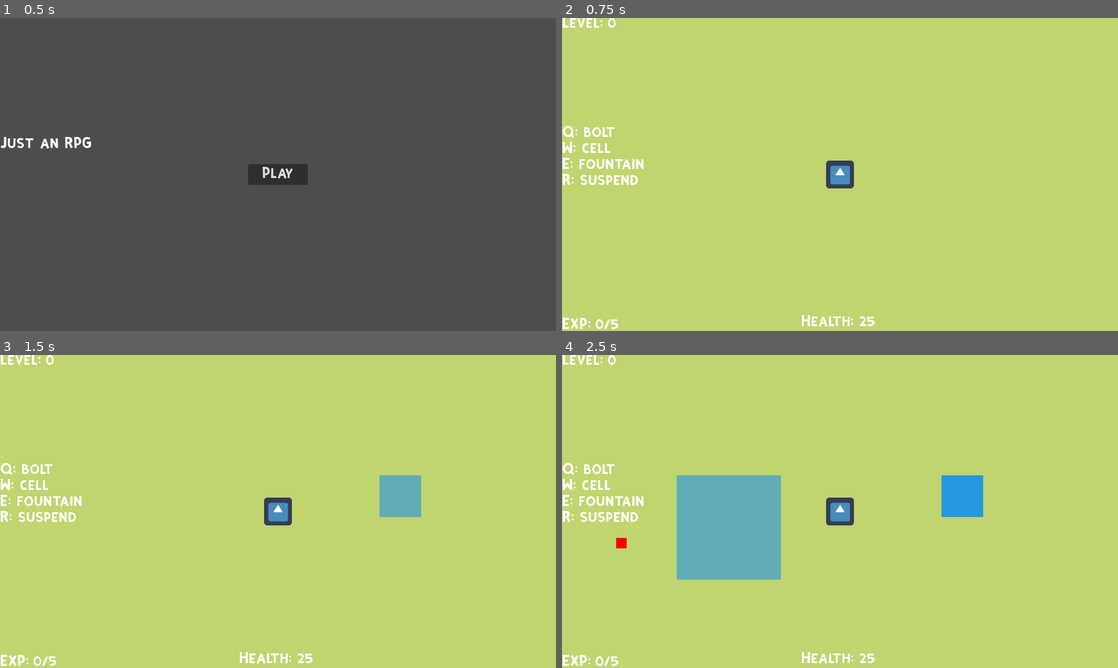
Above: before the commit, frames 1-4 (two rows, left to right).
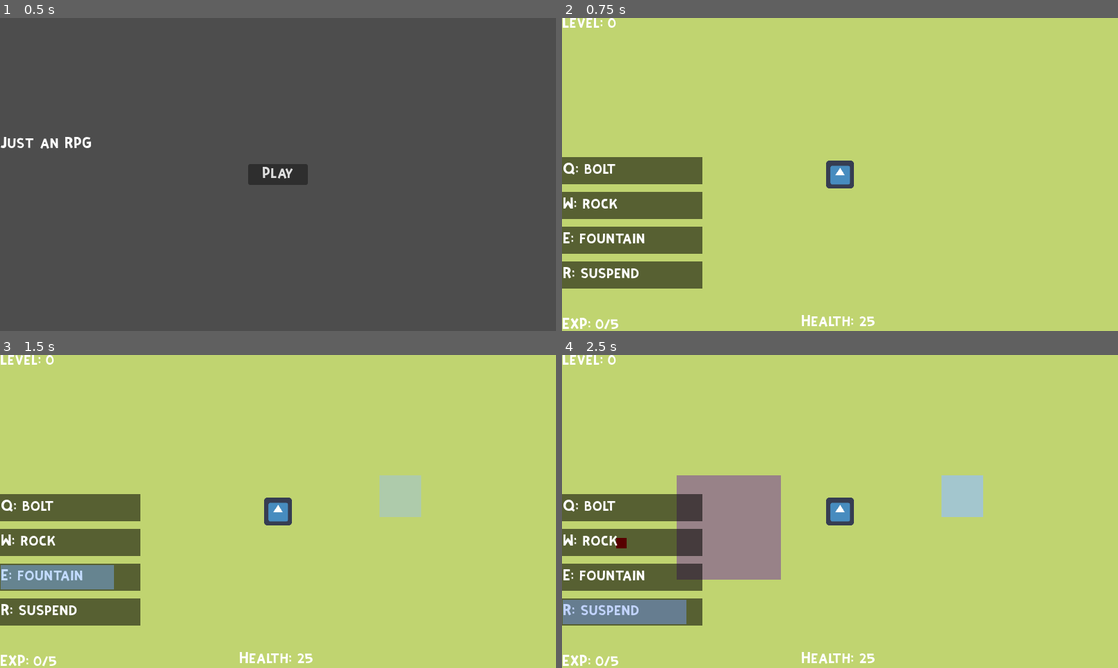
Above: after the commit, the same moments.

Repository: sakata24/Magus-Exo
Game: Godot game, scene res://HUDs/Home.tscn
Two runs of this game, one before a commit and one after it. Both use one fixed random seed, a clock stepped at 60 frames per second and the inputs below. The engine's default icon, where the game draws it, is replaced by a stand-in: a white triangle on a blue panel in a dark square.
Inputs (mouse positions are in pixels of both pictures, inside the frame that each line leads up to):
- Up to frame 1 (0.5 s): no input
- Up to frame 2 (0.75 s): click "Play" at 0.5 s
- Up to frame 3 (1.5 s): tap Enter at 1.25 s; move the mouse to (400, 495) at 1.27 s; hold E (E) from 1.28 s (still down)
- Up to frame 4 (2.5 s): tap Q (Q) at 1.55, 2.1 s; move the mouse to (728, 527) at 2.02 s; release E (E) at 2.03 s; tap R (R) at 2.3 s

Frame 1 is identical in both runs. In frame 2, 9.0% of the frame differs, in the area x 0-26%, y 34-87%; in frame 3, 10%; in frame 4, 15%, in the area x 0-76%, y 34-87%.

Commit message:
implemented element color and UI CD

Diff:
--- a/Abilities/Bullet.gd
+++ b/Abilities/Bullet.gd
@@ -18,6 +18,19 @@
 	timeout *= skillDict["timeout"]
 	lifetime *= skillDict["lifetime"]
 	element = skillDict["element"]
+	if element == "sunder":
+		$ColorRect.color = Color("#c00000")
+	elif element == "entropy":
+		$ColorRect.color = Color("#ffd966")
+	elif element == "construct":
+		$ColorRect.color = Color("#833c0c")
+	elif element == "growth":
+		$ColorRect.color = Color("#70ad47")
+	elif element == "flow":
+		$ColorRect.color = Color("#9bc2e6")
+	elif element == "wither":
+		$ColorRect.color = Color("#7030a0")
+
 	$LifetimeTimer.wait_time = lifetime
 	# start timer
 	$TimeoutTimer.wait_time = timeout
@@ -30,7 +43,8 @@
 	var collision = move_and_collide(get_velocity().normalized() * delta * speed)
 	if collision and collision.get_collider().get_name() != "Player":
 		if collision.get_collider().get_name() == "BulletBody" or collision.get_collider().get_name() == "SpellBody":
-			print("reaction")
+			print("reaction with " + collision.get_collider().element + " + " + self.element)
+			UniversalSkills.perform_reaction(self, collision.get_collider())
 		if collision.get_collider().is_in_group("monsters"):
 			collision.get_collider()._hit(dmg)
 		UniversalSkills.perform_despawn(self)
--- a/Abilities/Bullet.tscn
+++ b/Abilities/Bullet.tscn
@@ -18,7 +18,7 @@
 offset_top = -3.0
 offset_right = 3.0
 offset_bottom = 3.0
-color = Color(1, 0, 0, 1)
+color = Color(0.439216, 0.678431, 0.278431, 1)
 
 [node name="TimeoutTimer" type="Timer" parent="."]
 one_shot = true
--- a/Abilities/Spell.gd
+++ b/Abilities/Spell.gd
@@ -7,6 +7,7 @@
 var timeout = 1
 var lifetime = 1
 var cooldown = 0.1
+var element
 
 const CAST_RANGE = 500
 
@@ -19,6 +20,20 @@
 	dmg *= skillDict["dmg"]
 	timeout *= skillDict["timeout"]
 	lifetime *= skillDict["lifetime"]
+	element = skillDict["element"]
+	print(element)
+	if element == "sunder":
+		$ColorRect.color = Color("#c00000")
+	elif element == "entropy":
+		$ColorRect.color = Color("#ffd966")
+	elif element == "construct":
+		$ColorRect.color = Color("#833c0c")
+	elif element == "growth":
+		$ColorRect.color = Color("#70ad47")
+	elif element == "flow":
+		$ColorRect.color = Color("#9bc2e6")
+	elif element == "wither":
+		$ColorRect.color = Color("#7030a0")
 	self.position = pos
 	$LifetimeTimer.wait_time = lifetime
 	# start timer
@@ -33,7 +48,7 @@
 func _on_SpellBody_body_entered(body):
 	if body.name != "Player":
 		if body.name == "BulletBody":
-			print("reaction")
+			print("reaction with " + body.element + " + " + self.element)
 		if body.is_in_group("monsters"):
 			body._hit(dmg)
 
--- a/Characters/Player.gd
+++ b/Characters/Player.gd
@@ -9,6 +9,7 @@
 signal level_up(level)
 signal moving_to()
 signal dashing_()
+signal cooling_down(skill_cds, skill_cds_max)
 
 # constants
 const XPTHRESHOLDS = [5, 10, 15, 20]
@@ -34,7 +35,7 @@
 var learnedSkills = [0, 1, 2, 3, 4, 5]
 
 # to be changed when the player equips different skills
-var equippedSkills = ["bolt", "cell", "fountain", "suspend"]
+var equippedSkills = ["bolt", "rock", "fountain", "suspend"]
 
 var skillReady = [true, true, true, true]
 # the amt of physics processes to occur before ability to use the skill again
@@ -57,6 +58,10 @@
 	skillCD[1] *= UniversalSkills.skillDict[equippedSkills[1]]["cooldown"]
 	skillCD[2] *= UniversalSkills.skillDict[equippedSkills[2]]["cooldown"]
 	skillCD[3] *= UniversalSkills.skillDict[equippedSkills[3]]["cooldown"]
+	skillTimer[0] = skillCD[0]
+	skillTimer[1] = skillCD[1]
+	skillTimer[2] = skillCD[2]
+	skillTimer[3] = skillCD[3]
 
 # handles right clicks
 func _unhandled_input(event):
@@ -65,7 +70,7 @@
 		move_target = get_global_mouse_position()
 		emit_signal("moving_to")
 
-	if event.is_action_pressed('Space'):
+	if event.is_action_pressed('Space') and canDash:
 		dashing = true
 		move_target = get_global_mouse_position()
 
@@ -99,6 +104,7 @@
 
 func _physics_process(delta):
 	$ProjectilePivot.look_at(get_global_mouse_position())
+	emit_signal("cooling_down", skillTimer, skillCD)
 	movementHelper(delta)
 	if skillTimer[0] == skillCD[0]:
 		skillReady[0] = true
--- a/HUDs/HUD.gd
+++ b/HUDs/HUD.gd
@@ -7,5 +7,11 @@
 func _set_xp(xp, max_xp):
 	$EXPLabel.text = ("EXP: " + str(xp) + "/" + str(max_xp))
 
-func _set_lvl(lvl):
+func set_lvl(lvl):
 	$LVLLabel.text = ("Level: " + str(lvl))
+
+func _set_cd(skill_cds, skill_cds_max):
+	$Skill0/ProgressBar.set_size(Vector2(200-(skill_cds[0]*200/skill_cds_max[0]),35))
+	$Skill1/ProgressBar.set_size(Vector2(200-(skill_cds[1]*200/skill_cds_max[1]),35))
+	$Skill2/ProgressBar.set_size(Vector2(200-(skill_cds[2]*200/skill_cds_max[2]),35))
+	$Skill3/ProgressBar.set_size(Vector2(200-(skill_cds[3]*200/skill_cds_max[3]),35))
--- a/HUDs/HUD.tscn
+++ b/HUDs/HUD.tscn
@@ -21,6 +21,15 @@
 cache/0/16/0/scale = 1.0
 cache/0/16/0/kerning_overrides/16/0 = Vector2(0, 0)
 
+[sub_resource type="FontFile" id="4"]
+fallbacks = Array[Font]([ExtResource("2")])
+cache/0/16/0/ascent = 0.0
+cache/0/16/0/descent = 0.0
+cache/0/16/0/underline_position = 0.0
+cache/0/16/0/underline_thickness = 0.0
+cache/0/16/0/scale = 1.0
+cache/0/16/0/kerning_overrides/16/0 = Vector2(0, 0)
+
 [sub_resource type="FontFile" id="3"]
 fallbacks = Array[Font]([ExtResource("2")])
 cache/0/16/0/ascent = 0.0
@@ -33,15 +42,6 @@
 cache/0/16/0/glyphs/0/size = Vector2(0, 0)
 cache/0/16/0/glyphs/0/uv_rect = Rect2(0, 0, 0, 0)
 cache/0/16/0/glyphs/0/texture_idx = -1
-cache/0/16/0/kerning_overrides/16/0 = Vector2(0, 0)
-
-[sub_resource type="FontFile" id="4"]
-fallbacks = Array[Font]([ExtResource("2")])
-cache/0/16/0/ascent = 0.0
-cache/0/16/0/descent = 0.0
-cache/0/16/0/underline_position = 0.0
-cache/0/16/0/underline_thickness = 0.0
-cache/0/16/0/scale = 1.0
 cache/0/16/0/kerning_overrides/16/0 = Vector2(0, 0)
 
 [node name="HUD" type="CanvasLayer"]
@@ -68,24 +68,117 @@
 theme_override_fonts/font = SubResource("2")
 text = "EXP: 0 /10"
 
-[node name="EquippedSkills" type="Label" parent="."]
-anchors_preset = 4
-anchor_top = 0.5
-anchor_bottom = 0.5
-offset_top = -68.5
-offset_right = 40.0
-offset_bottom = 68.5
-theme_override_fonts/font = SubResource("3")
-text = "Q:
-
-W:
-
-E:
-
-R:"
-
 [node name="LVLLabel" type="Label" parent="."]
 offset_right = 50.0
 offset_bottom = 14.0
 theme_override_fonts/font = SubResource("4")
 text = "Level: 0"
+
+[node name="Skill0" type="Node2D" parent="."]
+position = Vector2(0, 200)
+
+[node name="Body" type="ColorRect" parent="Skill0"]
+offset_right = 202.0
+offset_bottom = 39.0
+color = Color(0, 0, 0, 0.54902)
+
+[node name="SkillName" type="Label" parent="Skill0"]
+anchors_preset = 4
+anchor_top = 0.5
+anchor_bottom = 0.5
+offset_left = 1.0
+offset_top = 10.0
+offset_right = 24.0
+offset_bottom = 30.0
+grow_vertical = 2
+theme_override_fonts/font = SubResource("3")
+text = "Q:"
+
+[node name="ProgressBar" type="ColorRect" parent="Skill0"]
+offset_left = 1.0
+offset_top = 2.0
+offset_right = 1.0
+offset_bottom = 37.0
+color = Color(0.470588, 0.686275, 1, 0.454902)
+
+[node name="Skill1" type="Node2D" parent="."]
+position = Vector2(0, 250)
+
+[node name="Body" type="ColorRect" parent="Skill1"]
+offset_right = 202.0
+offset_bottom = 39.0
+color = Color(0, 0, 0, 0.54902)
+
+[node name="SkillName" type="Label" parent="Skill1"]
+anchors_preset = 4
+anchor_top = 0.5
+anchor_bottom = 0.5
+offset_left = 1.0
+offset_top = 10.0
+offset_right = 22.0
+offset_bottom = 30.0
+grow_vertical = 2
+theme_override_fonts/font = SubResource("3")
+text = "W:
+"
+
+[node name="ProgressBar" type="ColorRect" parent="Skill1"]
+offset_left = 1.0
+offset_top = 2.0
+offset_right = 1.0
+offset_bottom = 37.0
+color = Color(0.470588, 0.686275, 1, 0.454902)
+
+[node name="Skill2" type="Node2D" parent="."]
+position = Vector2(0, 300)
+
+[node name="Body" type="ColorRect" parent="Skill2"]
+offset_right = 202.0
+offset_bottom = 39.0
+color = Color(0, 0, 0, 0.54902)
+
+[node name="SkillName" type="Label" parent="Skill2"]
+anchors_preset = 4
+anchor_top = 0.5
+anchor_bottom = 0.5
+offset_left = 1.0
+offset_top = 10.0
+offset_right = 17.0
+offset_bottom = 30.0
+grow_vertical = 2
+theme_override_fonts/font = SubResource("3")
+text = "E:"
+
+[node name="ProgressBar" type="ColorRect" parent="Skill2"]
+offset_left = 1.0
+offset_top = 2.0
+offset_right = 1.0
+offset_bottom = 37.0
+color = Color(0.470588, 0.686275, 1, 0.454902)
+
+[node name="Skill3" type="Node2D" parent="."]
+position = Vector2(0, 350)
+
+[node name="Body" type="ColorRect" parent="Skill3"]
+offset_right = 202.0
+offset_bottom = 39.0
+color = Color(0, 0, 0, 0.54902)
+
+[node name="SkillName" type="Label" parent="Skill3"]
+anchors_preset = 4
+anchor_top = 0.5
+anchor_bottom = 0.5
+offset_left = 1.0
+offset_top = 10.0
+offset_right = 19.0
+offset_bottom = 30.0
+grow_vertical = 2
+theme_override_fonts/font = SubResource("3")
+text = "R:"
+
+[node name="ProgressBar" type="ColorRect" parent="Skill3"]
+offset_left = 1.0
+offset_top = 2.0
+offset_right = 1.0
+offset_bottom = 37.0
+color = Color(0.470588, 0.627451, 1, 0.454902)
--- a/Main.gd
+++ b/Main.gd
@@ -9,16 +9,23 @@
 	# connect hud to player
 	$HUD/HealthLabel.text = ("Health: " + str($Player.health))
 	$HUD/EXPLabel.text = ("EXP: " + str($Player.xp) + " /" + str($Player.currentXpThreshold))
-	$HUD/EquippedSkills.text = ("Q: " + str($Player.equippedSkills[0]) + "\n\n" + "W: " + str($Player.equippedSkills[1]) + "\n\n" + "E: " + str($Player.equippedSkills[2]) + "\n\n" + "R: " + str($Player.equippedSkills[3]))
+	$HUD/Skill0/SkillName.text = ("Q: " + str($Player.equippedSkills[0]))
+	$HUD/Skill1/SkillName.text = ("W: " + str($Player.equippedSkills[1]))
+	$HUD/Skill2/SkillName.text = ("E: " + str($Player.equippedSkills[2]))
+	$HUD/Skill3/SkillName.text = ("R: " + str($Player.equippedSkills[3]))
 	$Player.connect("gained_xp", Callable($HUD, "_set_xp"))
-	$Player.connect("level_up", Callable($HUD, "_set_lvl"))
+	$Player.connect("level_up", Callable(self, "_leveled_up"))
 	$Player.connect("moving_to", Callable(self, "_show_click"))
+	$Player.connect("cooling_down", Callable($HUD, "_set_cd"))
 
 
 func _unhandled_input(event):
 	if event.is_action_pressed('ui_cancel'):
 		$Menu.visible = !$Menu.visible
 		get_tree().paused = !get_tree().paused
+
+func _leveled_up(lvl):
+	$HUD.set_lvl(lvl)
 
 func _show_click():
 	$ClickAnimation.global_position = $ClickAnimation.get_global_mouse_position()
--- a/UniversalSkills.gd
+++ b/UniversalSkills.gd
@@ -80,3 +80,8 @@
 		_:
 			print("simple despawn")
 	ability.queue_free()
+
+func perform_reaction(ability1, ability2):
+	match ability1.element and ability2.element:
+		_:
+			pass
Not shown, changed: Resources/abilitysheet.txt
